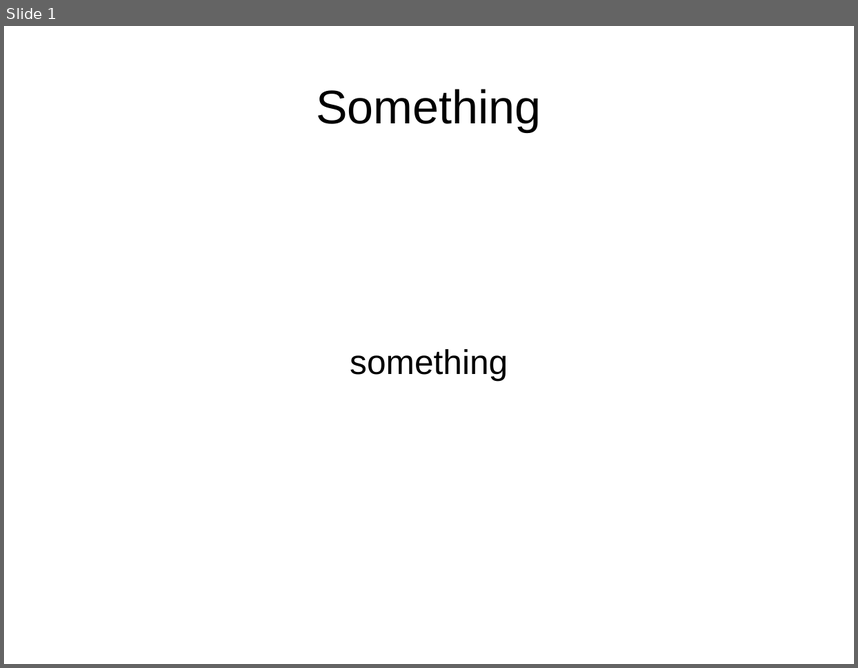
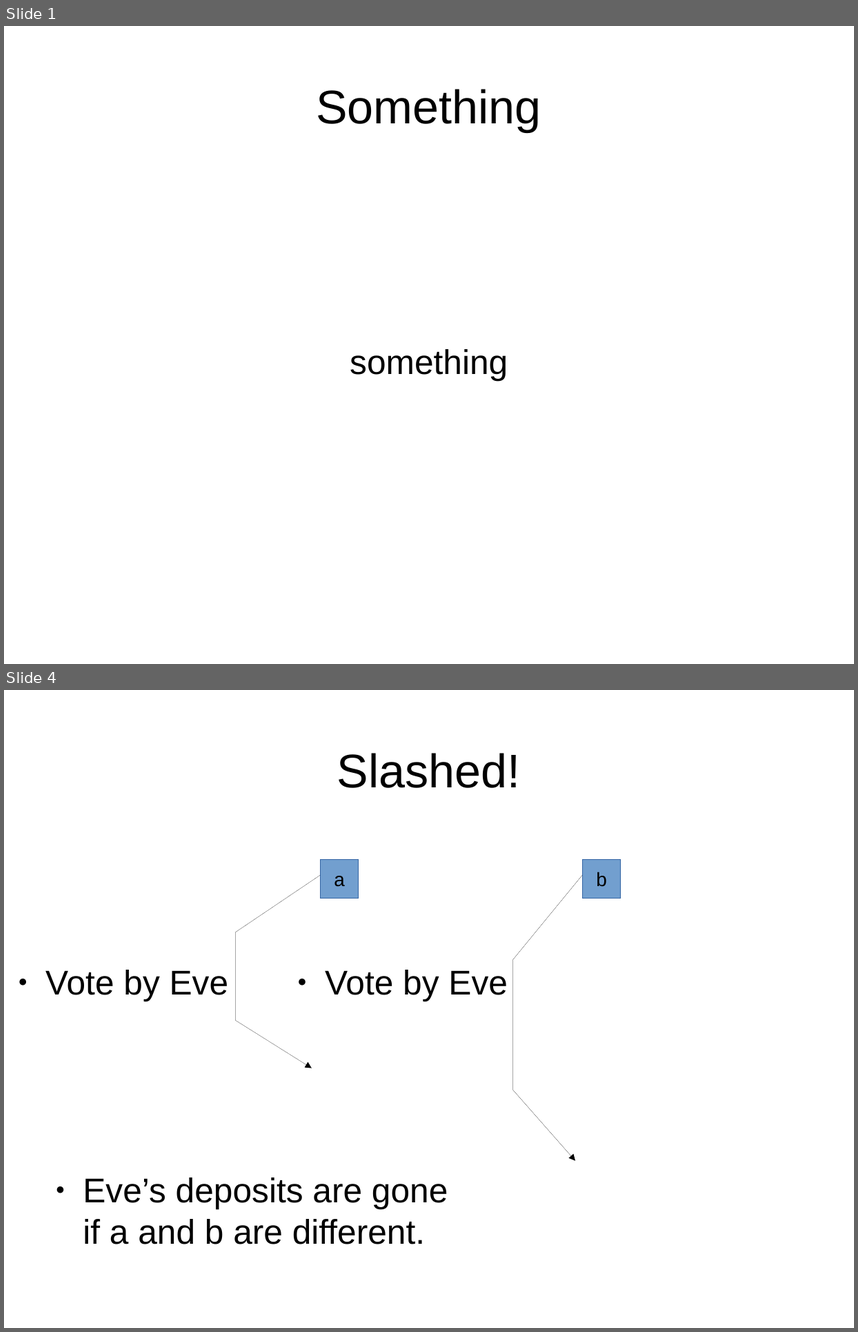
Before and after one commit to palmskog/pos, a slide deck: slide.odp. Shown one above the other, each under a label of ours: slide 1 before the commit, slides 1 and 4 after it; the slides between them are not shown. The pictures are 858x668 and 858x1332 pixels, drawn with LibreOffice and Linux fonts; fonts in the diff are those of the drawing. Boxes give left, top, right and bottom in pixels: in the first picture for what was removed or moved away, otherwise in the second. Text is boxed around its words. In the diff, an @@ line names an element or a change of style, - is before the commit and + after.

```diff
--- a/slide.odp
+++ b/slide.odp
@@ slide 4 added at [4, 690, 854, 1328], background #FFFFFF @@
@@ title added at [337, 753, 521, 788], 44 pt, text #000000 @@
+Slashed!
@@ freeform shape added at [235, 875, 320, 1068], outline #000000 0 pt @@
@@ rectangle added at [320, 860, 359, 898], fill #729FCF, outline #3465A4 0 pt, 18 pt, text #000000 @@
+a
@@ freeform shape added at [513, 875, 582, 1161], outline #000000 0 pt @@
@@ rectangle added at [582, 860, 621, 898], fill #729FCF, outline #3465A4 0 pt, 18 pt, text #000000 @@
+b
@@ text added at [45, 969, 229, 1000], 32 pt, text #000000 @@
+● Vote by Eve
@@ text added at [325, 969, 508, 1000], 32 pt, text #000000 @@
+● Vote by Eve
@@ text added at [83, 1177, 448, 1244], 32 pt, text #000000 @@
+● Eve’s deposits are gone
+  if a and b are different.
```
Also in this commit, not shown: 1 slide changed, 14 other slides added.
